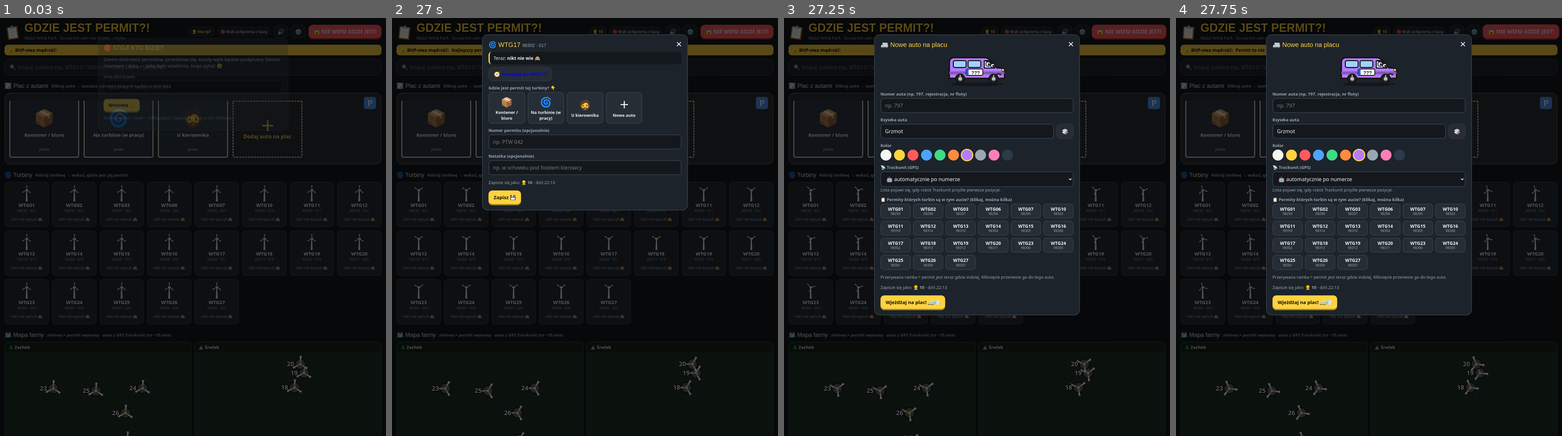
Above: before the commit, frames 1-4 (left to right).
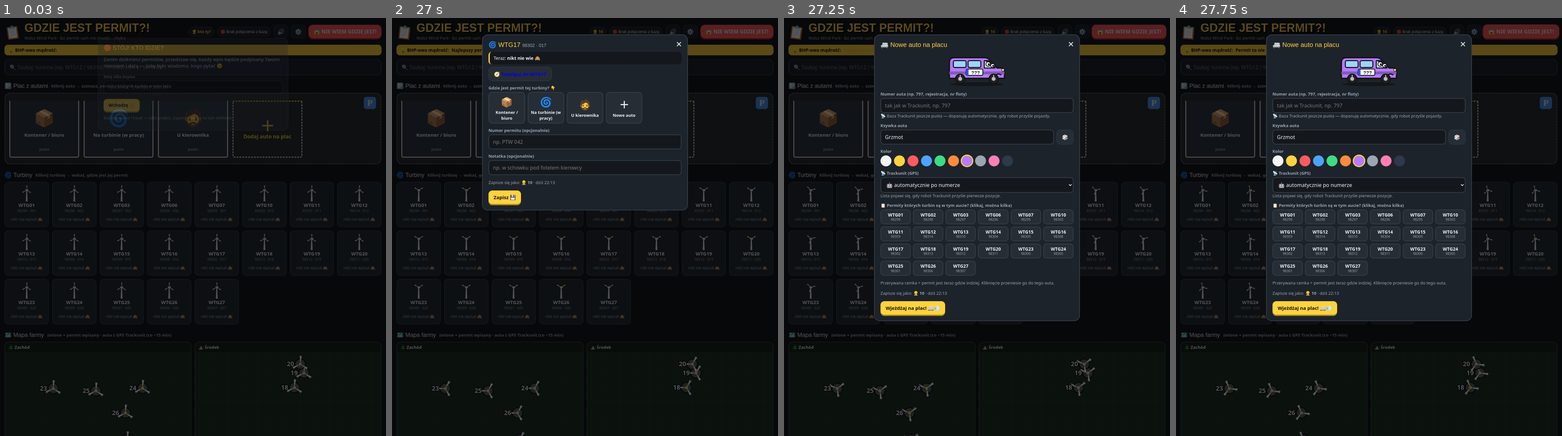
Above: after the commit, the same moments.

Repository: Janzawada57/PERMIT-GAME
Game: browser game, page index.html
Two runs of this game, one before a commit and one after it. Both use one fixed random seed, a clock stepped at 60 frames per second and the inputs below.
Inputs (mouse positions are in pixels of both pictures, inside the frame that each line leads up to):
- Up to frame 1 (0.03 s): no input
- Up to frame 2 (27 s): click (585, 76) at 1.17 s; click (585, 89) at 1.67 s; type "5" at 1.67 s; tap Enter at 1.7, 3.2, 5.2, 5.7, 6.2, 6.7, 10.2, 10.7, 11.2, 11.7, 14.7, 15.2, 16.2, 16.7, 20.2, 20.7, 21.2, 21.7, 24.2 s; click (581, 43) at 2.17 s; click (585, 122) at 2.67 s; click (585, 89) at 3.17 s; type "6" at 3.17 s; click (585, 105) at 3.67 s; click (585, 59) at 4.17 s; click "Wchodzę 💪" at 4.67 s; click (585, 89) at 5.17 s; type "4" at 5.17 s; click (585, 89) at 5.67 s; type "1" at 5.67 s; click (585, 89) at 6.17 s; type "8" at 6.17 s; click (585, 89) at 6.67 s; type "5" at 6.67 s; click (581, 43) at 7.17 s; click (585, 122) at 7.67 s; click (585, 105) at 8.17 s; click "Wchodzę 💪" at 8.67 s; click (585, 59) at 9.17 s; click (585, 76) at 9.67 s; click (585, 89) at 10.17 s; type "4" at 10.17 s; click (585, 89) at 10.67 s; type "1" at 10.67 s; click (585, 89) at 11.17 s; type "8" at 11.17 s; click (585, 89) at 11.67 s; type "5" at 11.67 s; click (585, 105) at 12.17 s; click (585, 122) at 12.67 s; click "Wchodzę 💪" at 13.17 s; click (581, 43) at 13.67 s; click (585, 59) at 14.17 s; click (585, 89) at 14.67 s; type "7" at 14.67 s; click (585, 89) at 15.17 s; type "4" at 15.17 s; click (585, 76) at 15.67 s; click (585, 89) at 16.17 s; type "8" at 16.17 s; click (585, 89) at 16.67 s; type "5" at 16.67 s; click (581, 43) at 17.17 s; click (585, 122) at 17.67 s; click (585, 105) at 18.17 s; click "Wchodzę 💪" at 18.67 s; click (585, 76) at 19.17 s; click (585, 59) at 19.67 s; click (585, 89) at 20.17 s; type "4" at 20.17 s; click (585, 89) at 20.67 s; type "1" at 20.67 s; click (585, 89) at 21.17 s; type "8" at 21.17 s; click (585, 89) at 21.67 s; type "5" at 21.67 s; click (585, 76) at 22.17 s; click (581, 43) at 22.67 s; click (585, 59) at 23.17 s; click "Wchodzę 💪" at 23.67 s; click (585, 89) at 24.17 s; type "10" at 24.17 s; click (488, 348) at 24.67 s; click (585, 135) at 25.02 s; click (585, 55) at 25.17 s; click "✕" at 25.67 s; click (608, 268) at 26.17 s; click (585, 89) at 26.67 s
- Up to frame 3 (27.25 s): click "＋ Nowe auto" at 27.17 s
- Up to frame 4 (27.75 s): click (1369, 114) at 27.67 s

Frames 1-2 are identical in both runs. In frame 3, 5.1% of the frame differs, in the area x 23-77%, y 20-73%; in frame 4, 5.1%.

Commit message:
Dopasowanie aut do Trackunit po numerze: podpowiedzi i podgląd dopasowania
Co-Authored-By: Claude Opus 5.5 <noreply@anthropic.com>
Claude-Session: https://claude.ai/code/session_01U93GHoTMvY5oeYdkYcwvy1

Diff:
--- a/index.html
+++ b/index.html
@@ -479,9 +479,20 @@
   const V = Store.data.vehicles || {};
   if(c.tu === "none") return null;
   if(c.tu && V[c.tu]) return V[c.tu];
-  const num = String(c.num||"").toLowerCase().trim(); if(num.length < 3) return null;
-  const hits = Object.values(V).filter(v => [v.name,v.serial,v.pin].join(" ").toLowerCase().includes(num));
-  return hits.length === 1 ? hits[0] : null;
+  return matchVehicle(c.num);
+}
+// Dopasowanie numeru auta do Trackunit: 1) identyczna nazwa/nr seryjny, 2) numer jako osobne słowo, 3) unikalny fragment
+function matchVehicle(numRaw){
+  const V = Object.values(Store.data.vehicles || {});
+  const norm = x => String(x||"").toLowerCase().replace(/\s+/g," ").trim();
+  const num = norm(numRaw); if(num.length < 2) return null;
+  let h = V.filter(v => [v.name,v.serial,v.pin].some(x => norm(x) === num || norm(x).replace(/\s/g,"") === num.replace(/\s/g,"")));
+  if(h.length === 1) return h[0];
+  h = V.filter(v => [v.name,v.serial,v.pin].some(x => norm(x).split(/[^a-z0-9ąćęłńóśźż]+/).includes(num)));
+  if(h.length === 1) return h[0];
+  if(num.length < 3) return null;
+  h = V.filter(v => [v.name,v.serial,v.pin].some(x => norm(x).includes(num)));
+  return h.length === 1 ? h[0] : null;
 }
 function carPos(c){
   const v = vehicleFor(c); if(!v) return null;
@@ -728,7 +739,9 @@
     <h3>${isNew ? "🚐 Nowe auto na placu" : "🚐 Auto " + esc(c.num)}</h3>
     <div class="bigcar" id="bigcar"></div>
     <label>Numer auta (np. 797, rejestracja, nr floty)</label>
-    <input type="text" id="f_num" value="${esc(c.num)}" maxlength="10" placeholder="np. 797">
+    <input type="text" id="f_num" value="${esc(c.num)}" maxlength="10" placeholder="tak jak w Trackunit, np. 797" list="tu_list" autocomplete="off">
+    <datalist id="tu_list">${Object.values(Store.data.vehicles||{}).map(v=>`<option value="${esc(v.name)}">${esc([v.serial,v.model].filter(Boolean).join(" · "))}</option>`).join("")}</datalist>
+    <div class="hint" id="tu_match"></div>
     <label>Ksywka auta</label>
     <div class="inrow"><input type="text" id="f_nick" value="${esc(c.nick||"")}" maxlength="24"><button class="btn" id="f_dice" title="Losuj">🎲</button></div>
     <label>Kolor</label>
@@ -749,7 +762,14 @@
       ${isNew ? "" : '<button class="btn danger" id="f_del">Usuń auto z placu</button>'}
     </div>`);
   draw();
-  $("#f_num").addEventListener("input", draw);
+  const showMatch = () => {
+    const n = $("#f_num").value.trim(), hasV = Object.keys(Store.data.vehicles||{}).length;
+    if(!n || !hasV){ $("#tu_match").innerHTML = hasV ? "" : "📡 Baza Trackunit jeszcze pusta — dopasuję automatycznie, gdy robot przyśle pojazdy."; return; }
+    const v = matchVehicle(n);
+    $("#tu_match").innerHTML = v ? `✅ Trackunit: <b>${esc(v.name)}</b>${v.serial?" · "+esc(v.serial):""}` : "❓ Nie ma takiego numeru w Trackunit (sprawdź pisownię albo wybierz pojazd ręcznie niżej)";
+  };
+  $("#f_num").addEventListener("input", () => { draw(); showMatch(); });
+  showMatch();
   if($("#f_office")) $("#f_office").onclick = async () => {
     const p = carPos(c);
     try{
